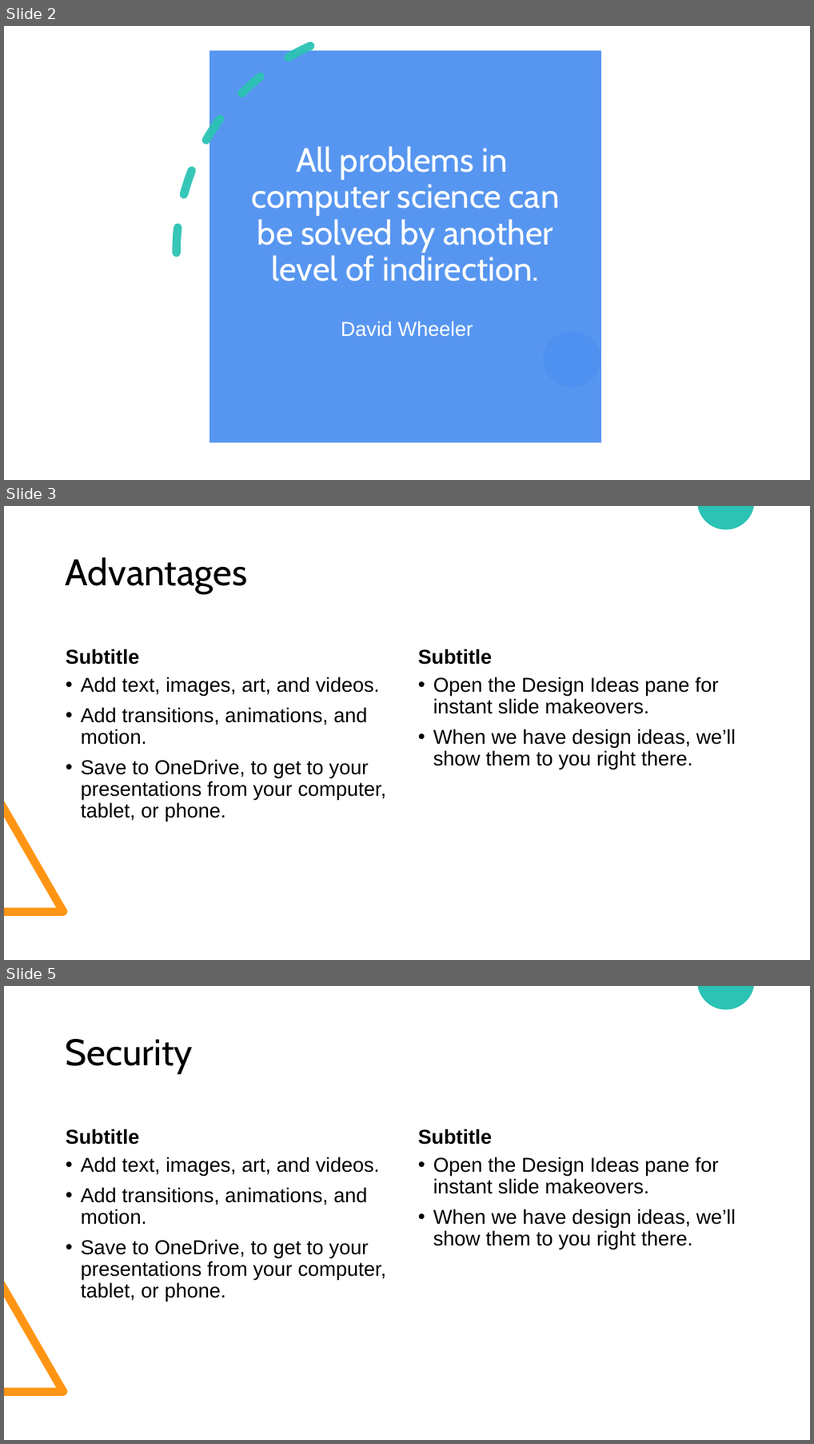
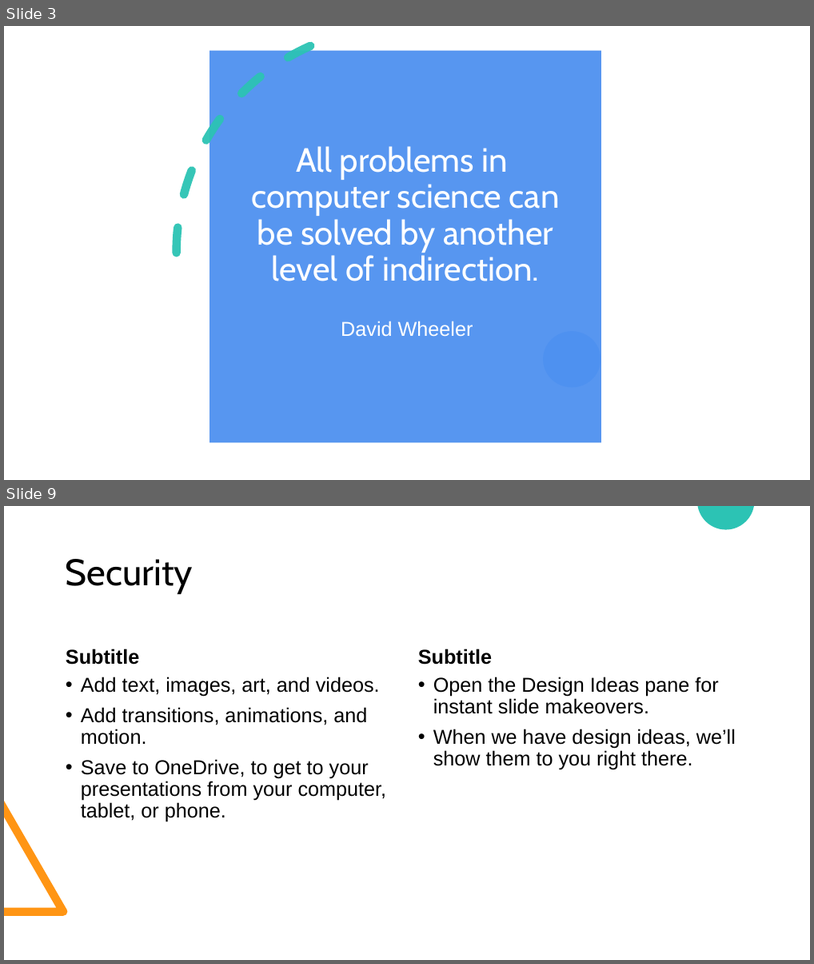
Before and after one commit to nembrinj/protofablab, a slide deck: presentations/Docker Containers.pptx. Shown one above the other, each under a label of ours: slides 2, 3 and 5 before the commit, slides 3 and 9 after it; the slides between them are not shown. The pictures are 814x1444 and 814x964 pixels, drawn with LibreOffice and Linux fonts; fonts in the diff are those of the drawing. Boxes give left, top, right and bottom in pixels: in the first picture for what was removed or moved away, otherwise in the second. Text is boxed around its words. In the diff, an @@ line names an element or a change of style, - is before the commit and + after.

```diff
--- a/presentations/Docker Containers.pptx
+++ b/presentations/Docker Containers.pptx
@@ slide 3 removed at box(4, 506, 810, 960), background #FFFFFF; not listed: 2 template elements that a slide beside it also shows @@
@@ title removed at box(66, 557, 247, 594) @@
-Advantages
@@ text removed at box(66, 648, 139, 664) @@
-Subtitle
@@ text removed at box(418, 648, 492, 664) @@
-Subtitle
@@ text removed at box(81, 676, 387, 822) @@
-• Add text, images, art, and videos.
-• Add transitions, animations, and motion.
-• Save to OneDrive, to get to your presentations from your computer, tablet, or phone.
@@ text removed at box(434, 676, 736, 770) @@
-• Open the Design Ideas pane for instant slide makeovers.
-• When we have design ideas, we’ll show them to you right there.
@@ what was slide 2 is now slide 3 @@
@@ what was slide 5 is now slide 9 @@
```
Also in this commit, not shown: 1 slide changed, 5 slides added.
